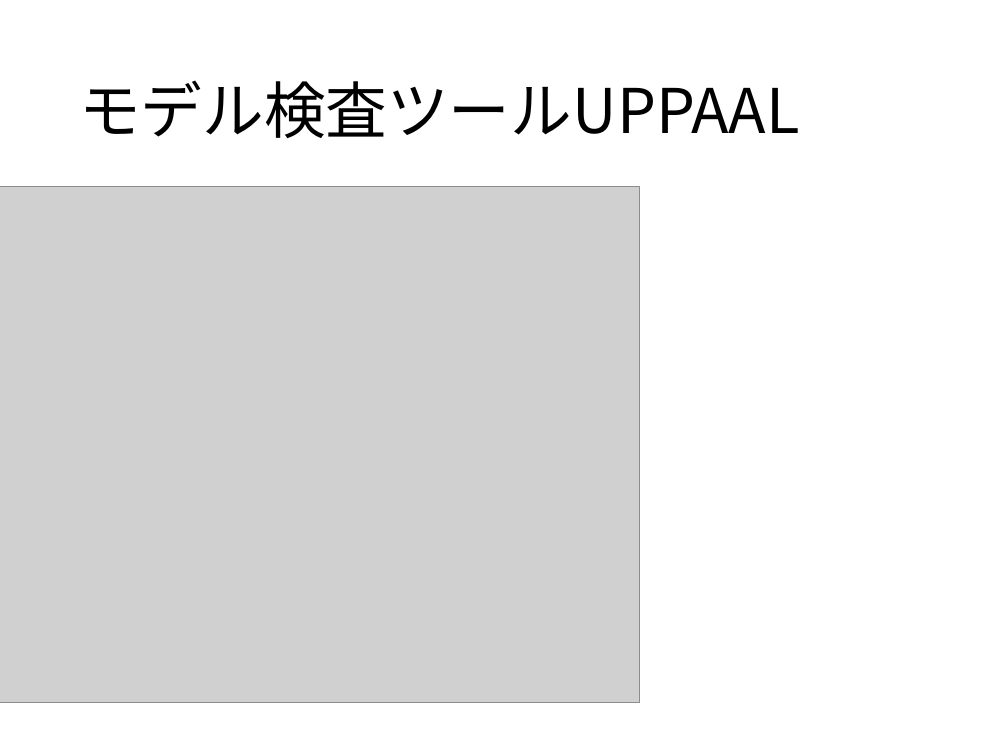
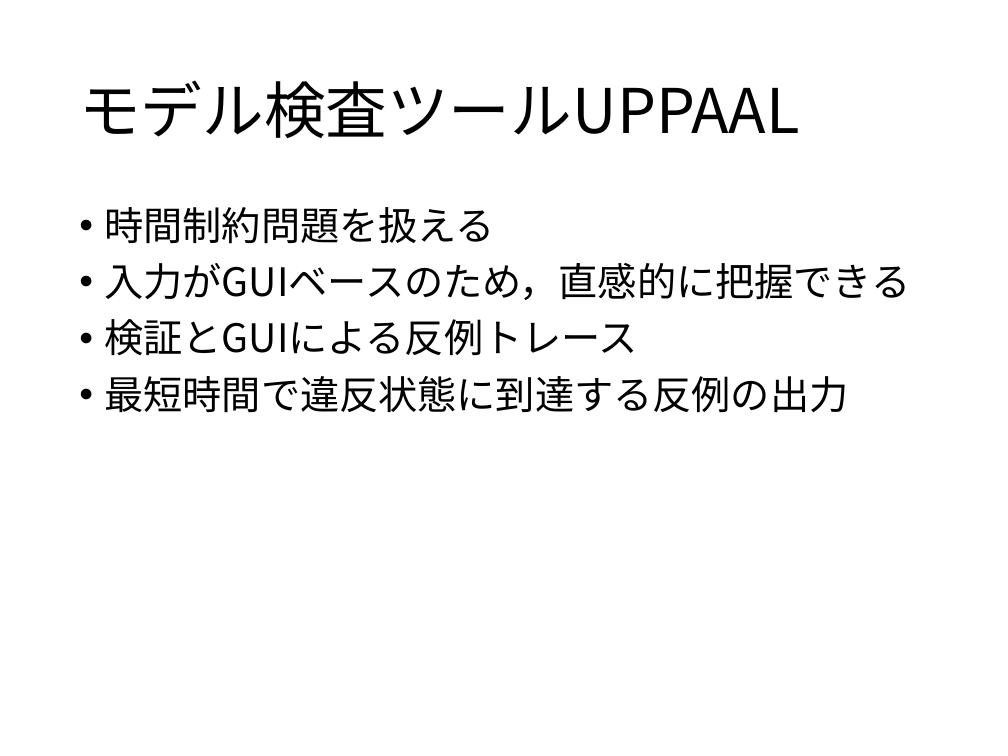
Before and after one commit to Sahara62/graduateResearch, a slide deck: slide 6 of GraduateSlide.pptx (slide 5 before the commit). Drawn at 1008x756 pixels with LibreOffice and Linux fonts; fonts in the diff are those of the drawing; grey boxes stand for pictures. Boxes give left, top, right and bottom in pixels: in the first picture for what was removed or moved away, otherwise in the second. Text is boxed around its words. In the diff, an @@ line names an element or a change of style, - is before the commit and + after.

```diff
--- a/GraduateSlide.pptx
+++ b/GraduateSlide.pptx
@@ picture removed at bbox=[0, 186, 639, 703] @@
@@ text added at bbox=[105, 207, 911, 413], 28 pt, text #000000 @@
+• 時間制約問題を扱える
+• 入力がGUIベースのため，直感的に把握できる
+• 検証とGUIによる反例トレース
+• 最短時間で違反状態に到達する反例の出力
```
Also in this commit, not shown: 9 other slides changed, 1 slide added, 1 other file.
